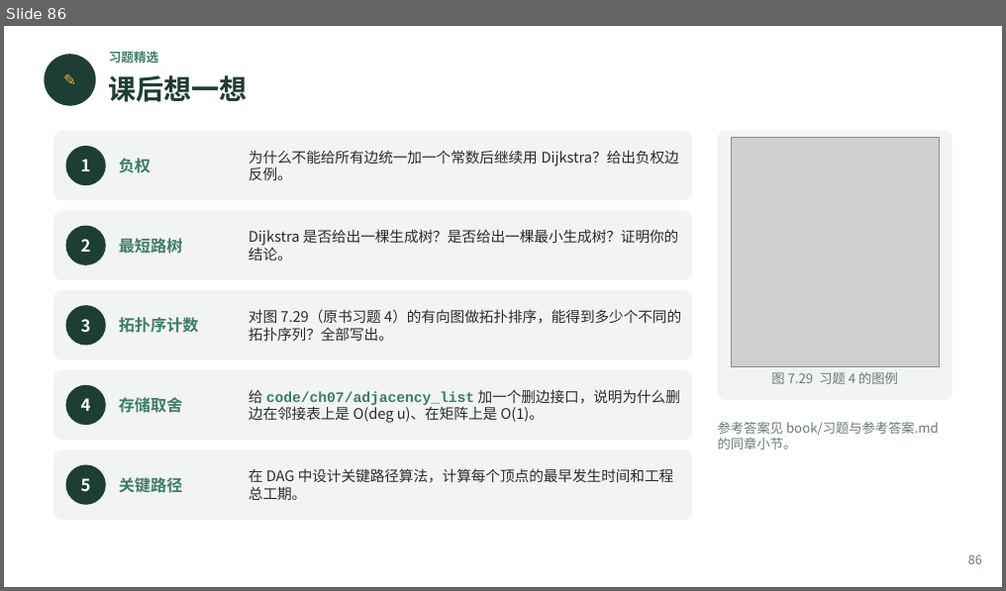
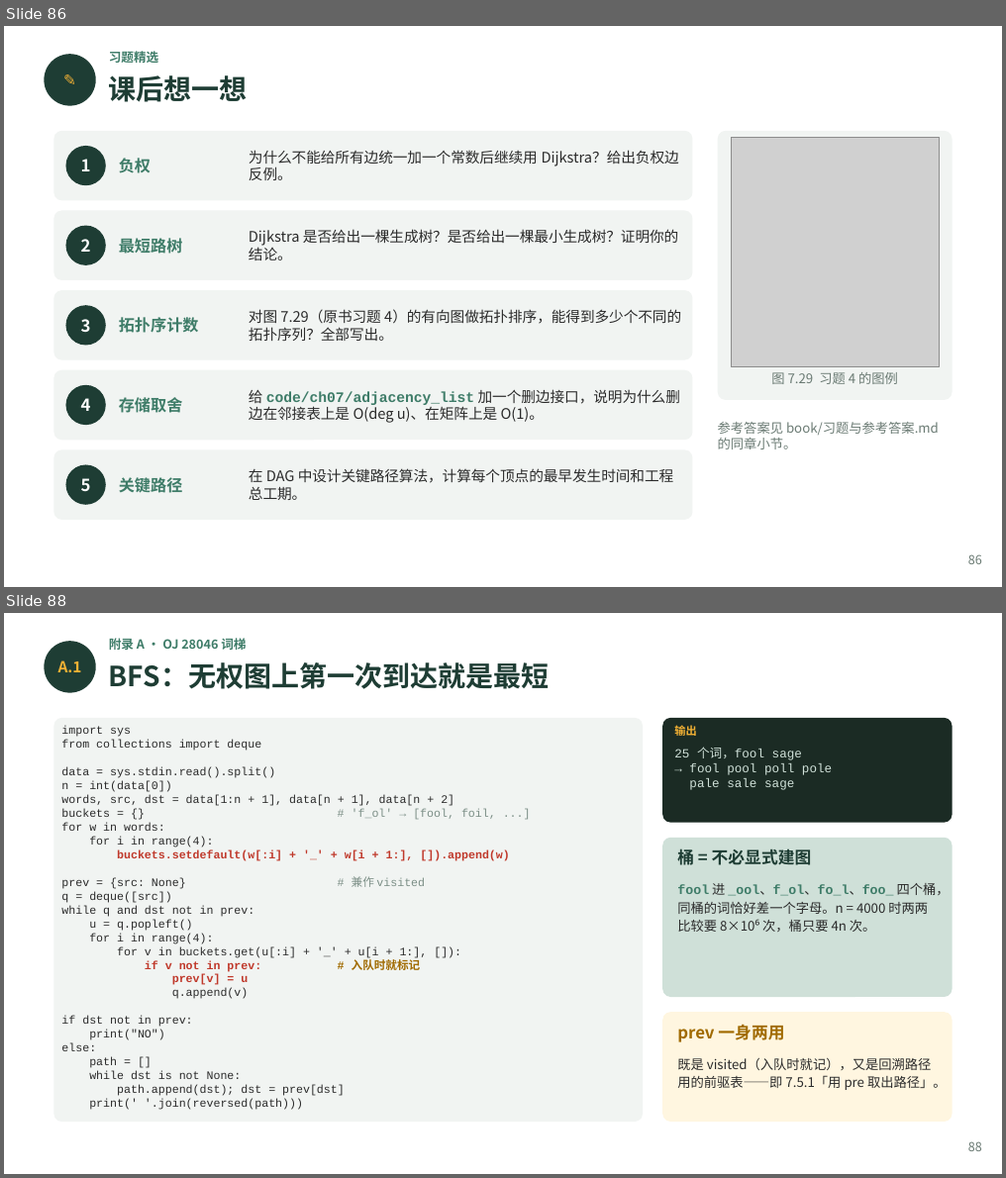
Before and after one commit to GMyhf/2026fall-cs201, a slide deck: courseware/202609_DSA_07_Graph.pptx. Shown one above the other, each under a label of ours: slide 86 before the commit, slides 86 and 88 after it; the slides between them are not shown. The pictures are 1006x591 and 1006x1178 pixels, drawn with LibreOffice and Linux fonts; fonts in the diff are those of the drawing; grey boxes stand for pictures. Boxes give left, top, right and bottom in pixels: in the first picture for what was removed or moved away, otherwise in the second. Text is boxed around its words. In the diff, an @@ line names an element or a change of style, - is before the commit and + after.

```diff
--- a/courseware/202609_DSA_07_Graph.pptx
+++ b/courseware/202609_DSA_07_Graph.pptx
@@ slide 88 added at box(4, 613, 1002, 1174), background #FFFFFF @@
@@ ellipse added at box(44, 641, 96, 693), fill #1E3D34 @@
@@ text added at box(109, 638, 246, 650), 9 pt, text #3E7C68, bold @@
+附录 A · OJ 28046 词梯
@@ text added at box(58, 661, 82, 672), 11 pt, text #F2B134, bold @@
+A.1
@@ text added at box(109, 663, 549, 689), 20 pt, text #1E3D34, bold @@
+BFS：无权图上第一次到达就是最短
@@ rounded rectangle added at box(54, 718, 643, 1122), fill #F1F4F2 @@
@@ text added at box(61, 726, 509, 1110), 8.3 pt, text #2B2B2B @@
+import sys
+from collections import deque
+data = sys.stdin.read().split()
+n = int(data[0])
+words, src, dst = data[1:n + 1], data[n + 1], data[n + 2]
+buckets = {} # 'f_ol' → [fool, foil, ...]
+for w in words:
+for i in range(4):
+buckets.setdefault(w[:i] + '_' + w[i + 1:], []).append(w)
+prev = {src: None} # 兼作 visited
+q = deque([src])
+while q and dst not in prev:
+u = q.popleft()
+for i in range(4):
+for v in buckets.get(u[:i] + '_' + u[i + 1:], []):
+if v not in prev: # 入队时就标记
+prev[v] = u
+q.append(v)
+if dst not in prev:
+print("NO")
+else:
+path = []
+while dst is not None:
+path.append(dst); dst = prev[dst]
+print(' '.join(reversed(path)))
@@ rounded rectangle added at box(662, 718, 952, 823), fill #1B2B24 @@
@@ text added at box(674, 723, 696, 738), 8 pt, text #F2B134, bold @@
+输出
@@ text added at box(674, 747, 832, 790), 9 pt, text #CFE0D8 @@
+25 个词，fool sage
+→ fool pool poll pole
+pale sale sage
@@ rounded rectangle added at box(662, 838, 952, 997), fill #CFE0D8 @@
@@ text added at box(677, 847, 812, 868), 12 pt, text #1E3D34, bold @@
+桶 = 不必显式建图
@@ text added at box(677, 883, 949, 932), 9.5 pt, text #2B2B2B @@
+fool 进 _ool、f_ol、fo_l、foo_ 四个桶，同桶的词恰好差一个字母。n = 4000 时两两比较要 8×10⁶ 次，桶只要 4n 次。
@@ rounded rectangle added at box(662, 1012, 952, 1122), fill #FFF6E0 @@
@@ text added at box(677, 1024, 784, 1043), 12 pt, text #A06A00, bold @@
+prev 一身两用
@@ text added at box(677, 1058, 946, 1090), 9.5 pt, text #2B2B2B @@
+既是 visited（入队时就记），又是回溯路径用的前驱表——即 7.5.1「用 pre 取出路径」。
@@ text added at box(968, 1142, 982, 1152), 9 pt, text #6B7B74 @@
+88
```
Also in this commit, not shown: 2 slides changed, 8 other slides added, 2 other files.
